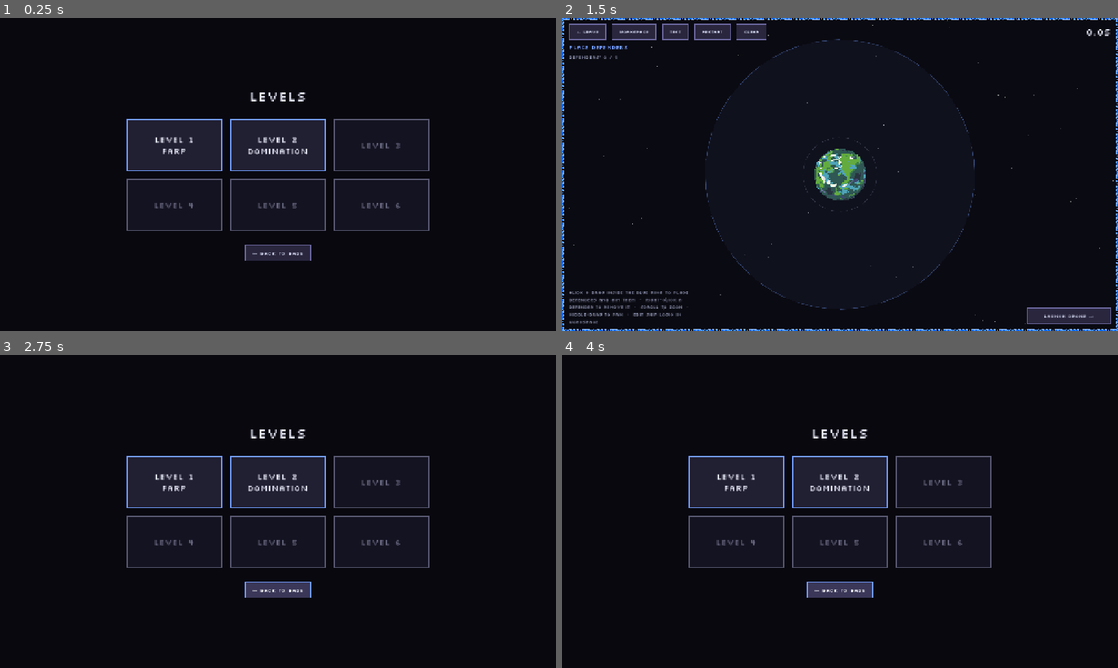
Above: before the commit, frames 1-4 (two rows, left to right).
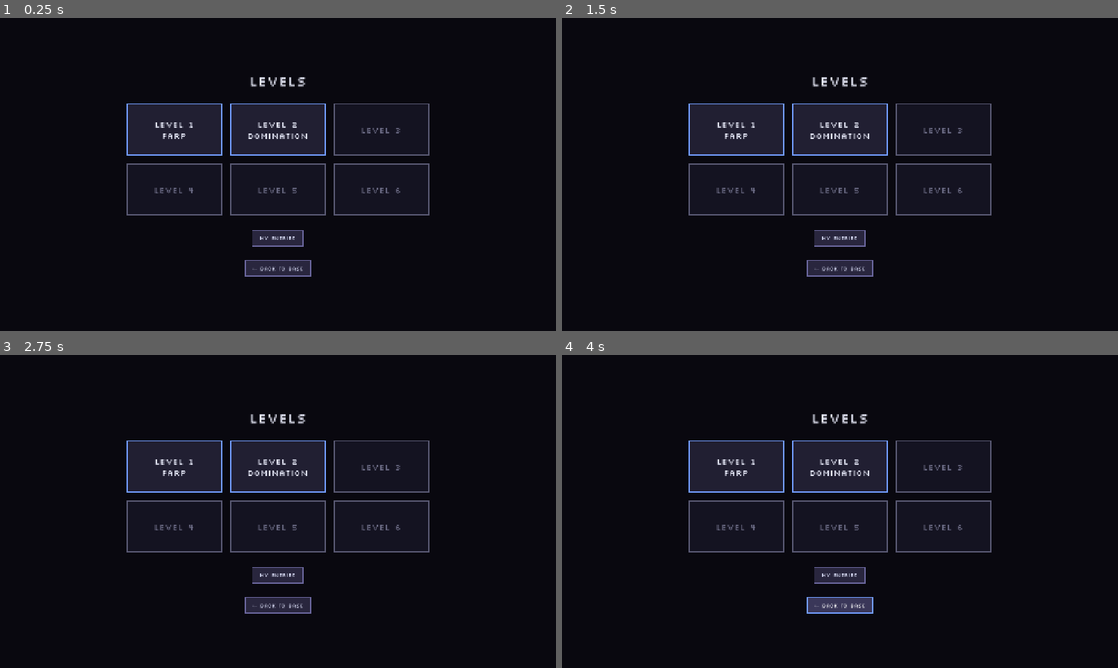
Above: after the commit, the same moments.

Repository: GMU-ASRC/astro-swarm
Game: Godot game, scene res://levels/menus/LevelsScene.tscn
The game is run twice, just before and just after one commit, with the same random seed, the same clock (stepped at 60 frames per second) and the same inputs. This scene is started directly instead of the project's main scene.
Inputs (mouse positions are in pixels of both pictures, inside the frame that each line leads up to):
- Up to frame 1 (0.25 s): no input
- Up to frame 2 (1.5 s): click (840, 237) at 0.5 s, where only the run after the commit has a clickable "MY ENTRIES"; click "LEVEL 1 FARP" (after the commit: "← BACK TO LEVELS") at 1.25 s
- Up to frame 3 (2.75 s): click (27, 367) at 2 s, where only the run before the commit has a clickable "← LEAVE"
- Up to frame 4 (4 s): click "LEVEL 1 FARP" at 2.75 s; click "← LEAVE" at 3.5 s

The runs differ from the first frame. In frame 1, 7.0% of the frame differs, in the area x 22-78%, y 18-83%; in frame 2, 10%, in the area x 0-100%, y 0-100%; in frame 3, 7.0%; in frame 4, 7.0%.

Commit message:
Add in-game My Entries scene

Diff:
--- a/levels/menus/LevelsScene.gd
+++ b/levels/menus/LevelsScene.gd
@@ -54,6 +54,12 @@
 	for i in LEVELS.size():
 		grid.add_child(_make_tile(i + 1, LEVELS[i]))
 
+	var entries_wrap := CenterContainer.new()
+	vbox.add_child(entries_wrap)
+	var entries_btn := _make_btn("MY ENTRIES")
+	entries_btn.pressed.connect(func(): get_tree().change_scene_to_file("res://levels/menus/PlayerEntriesScene.tscn"))
+	entries_wrap.add_child(entries_btn)
+
 	var back_wrap := CenterContainer.new()
 	vbox.add_child(back_wrap)
 	var back := _make_btn("← BACK TO BASE")
--- /dev/null
+++ b/levels/menus/PlayerEntriesScene.gd
@@ -0,0 +1,158 @@
+extends Control
+
+const FONT_REG := preload("res://assets/fonts/Silkscreen-Regular.ttf")
+const GAME_THEME := preload("res://ui/GameTheme.tres")
+
+const ENTRIES_URL := "https://astroswarm.autonomousrobotics.club/api/evaluations"
+const API_KEY := "damage-option-ozone"
+
+const C_BG     := Color(0.035, 0.031, 0.059, 1.0)
+const C_PANEL  := Color(0.129, 0.122, 0.196, 1.0)
+const C_BORDER := Color(0.318, 0.306, 0.463, 1.0)
+const C_TEXT   := Color(0.93, 0.94, 1.0, 1.0)
+const C_DIM    := Color(0.6, 0.62, 0.74, 1.0)
+const C_BLUE   := Color(0.451, 0.616, 1.0, 1.0)
+const C_GREEN  := Color(0.45, 0.85, 0.5, 1.0)
+const C_RED    := Color(0.9, 0.45, 0.45, 1.0)
+
+var _list: VBoxContainer
+var _status_label: Label
+
+func _ready():
+	theme = GAME_THEME
+	_build_ui()
+	_fetch_entries()
+
+func _build_ui():
+	var bg := ColorRect.new()
+	bg.color = C_BG
+	bg.set_anchors_preset(Control.PRESET_FULL_RECT)
+	add_child(bg)
+
+	var root := MarginContainer.new()
+	root.set_anchors_preset(Control.PRESET_FULL_RECT)
+	root.add_theme_constant_override("margin_left", 48)
+	root.add_theme_constant_override("margin_right", 48)
+	root.add_theme_constant_override("margin_top", 32)
+	root.add_theme_constant_override("margin_bottom", 32)
+	add_child(root)
+
+	var vbox := VBoxContainer.new()
+	vbox.add_theme_constant_override("separation", 20)
+	root.add_child(vbox)
+
+	var title := _lbl("MY ENTRIES", 28, C_TEXT)
+	vbox.add_child(title)
+
+	_status_label = _lbl("Loading entries...", 14, C_DIM)
+	vbox.add_child(_status_label)
+
+	var scroll := ScrollContainer.new()
+	scroll.size_flags_vertical = Control.SIZE_EXPAND_FILL
+	scroll.horizontal_scroll_mode = ScrollContainer.SCROLL_MODE_DISABLED
+	vbox.add_child(scroll)
+
+	_list = VBoxContainer.new()
+	_list.size_flags_horizontal = Control.SIZE_EXPAND_FILL
+	_list.add_theme_constant_override("separation", 10)
+	scroll.add_child(_list)
+
+	var back := _make_btn("← BACK TO LEVELS")
+	back.pressed.connect(func(): get_tree().change_scene_to_file("res://levels/menus/LevelsScene.tscn"))
+	vbox.add_child(back)
+
+func _fetch_entries():
+	var req := HTTPRequest.new()
+	req.timeout = 20.0
+	add_child(req)
+	req.request_completed.connect(_on_entries_response.bind(req))
+	if req.request(ENTRIES_URL, ["X-API-Key: " + API_KEY], HTTPClient.METHOD_GET) != OK:
+		req.queue_free()
+		_status_label.text = "Could not reach the server."
+
+func _on_entries_response(_result, code, _headers, body, req):
+	req.queue_free()
+	if code != 200:
+		_status_label.text = "Failed to load entries (status %d)." % code
+		return
+	var data = JSON.parse_string(body.get_string_from_utf8())
+	if not (data is Array):
+		_status_label.text = "No entries found."
+		return
+	var my_entries: Array = []
+	for entry in data:
+		if typeof(entry) == TYPE_DICTIONARY and str(entry.get("player_id", "")) == PlayerData.player_id:
+			my_entries.append(entry)
+	if my_entries.is_empty():
+		_status_label.text = "You have no entries yet."
+		return
+	_status_label.text = "%d entries" % my_entries.size()
+	for entry in my_entries:
+		_list.add_child(_make_entry_row(entry))
+
+func _make_entry_row(entry: Dictionary) -> Control:
+	var panel := PanelContainer.new()
+	var style := StyleBoxFlat.new()
+	style.bg_color = C_PANEL
+	style.border_color = C_BORDER
+	style.set_border_width_all(2)
+	style.content_margin_left = 16
+	style.content_margin_right = 16
+	style.content_margin_top = 12
+	style.content_margin_bottom = 12
+	panel.add_theme_stylebox_override("panel", style)
+
+	var row := VBoxContainer.new()
+	row.add_theme_constant_override("separation", 4)
+	panel.add_child(row)
+
+	var top := HBoxContainer.new()
+	top.add_theme_constant_override("separation", 12)
+	row.add_child(top)
+
+	var username := _lbl(str(entry.get("username", "unknown")), 16, C_TEXT)
+	username.size_flags_horizontal = Control.SIZE_EXPAND_FILL
+	top.add_child(username)
+
+	var status: String = str(entry.get("status", ""))
+	var status_label := _lbl(status.to_upper(), 12, _status_color(status))
+	top.add_child(status_label)
+
+	var rate = entry.get("success_rate", null)
+	var rate_text: String = "%s%%" % str(rate) if rate != null else "-"
+	var level_id: String = str(entry.get("level_id", "farp"))
+	var meta := _lbl("%s  -  %s detection  -  %s" % [level_id.to_upper(), rate_text, _date(str(entry.get("created_at", "")))], 11, C_DIM)
+	row.add_child(meta)
+
+	var id_label := _lbl(str(entry.get("id", "")), 10, Color(C_DIM.r, C_DIM.g, C_DIM.b, 0.7))
+	row.add_child(id_label)
+
+	return panel
+
+func _status_color(status: String) -> Color:
+	if status == "done":
+		return C_GREEN
+	if status == "failed" or status == "error":
+		return C_RED
+	return C_BLUE
+
+func _date(iso: String) -> String:
+	if iso.length() >= 10:
+		return iso.substr(0, 10)
+	return iso
+
+func _lbl(text: String, size: int, color: Color) -> Label:
+	var l := Label.new()
+	l.text = text
+	l.add_theme_font_override("font", FONT_REG)
+	l.add_theme_font_size_override("font_size", size)
+	l.add_theme_color_override("font_color", color)
+	return l
+
+func _make_btn(text: String) -> Button:
+	var b := Button.new()
+	b.text = text
+	b.add_theme_font_override("font", FONT_REG)
+	b.add_theme_font_size_override("font_size", 12)
+	b.focus_mode = Control.FOCUS_NONE
+	return b
--- /dev/null
+++ b/levels/menus/PlayerEntriesScene.tscn
@@ -0,0 +1,12 @@
+[gd_scene format=3]
+
+[ext_resource type="Script" path="res://levels/menus/PlayerEntriesScene.gd" id="1_pe"]
+
+[node name="PlayerEntriesScene" type="Control"]
+layout_mode = 3
+anchors_preset = 15
+anchor_right = 1.0
+anchor_bottom = 1.0
+grow_horizontal = 2
+grow_vertical = 2
+script = ExtResource("1_pe")
Not shown, added: levels/menus/PlayerEntriesScene.gd.uid
